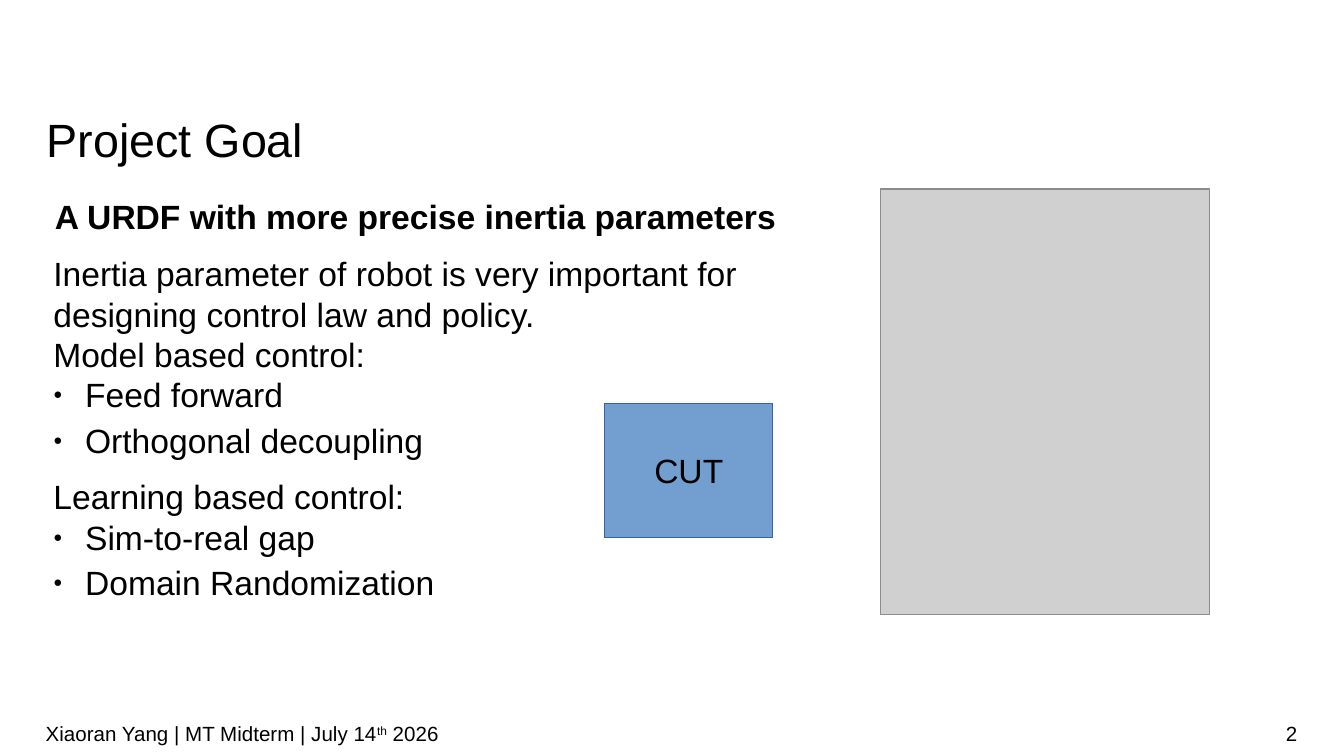
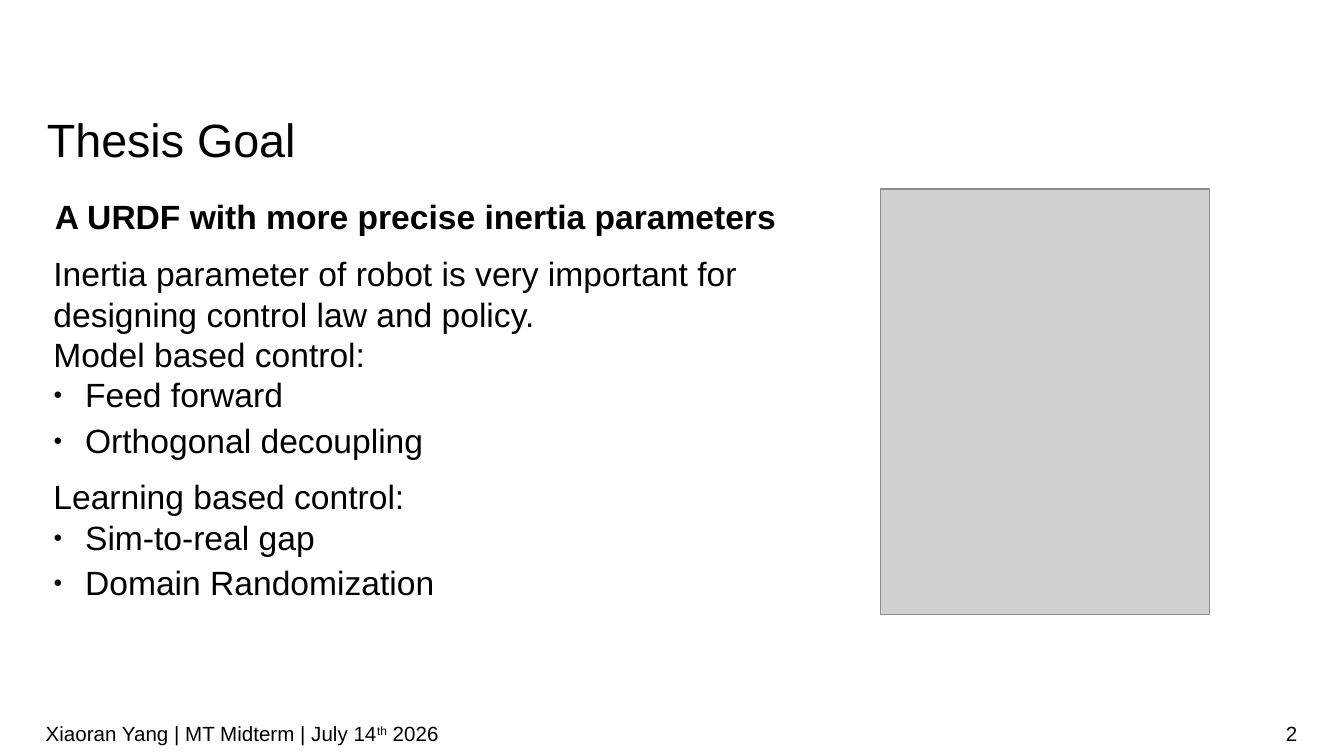
Before and after one commit to IDoccupled/identification, a slide deck: slide 2 of presentation/Midterm.odp. Drawn at 1344x756 pixels with LibreOffice and Linux fonts; fonts in the diff are those of the drawing; grey boxes stand for pictures; background and template pictures are left out. Boxes give left, top, right and bottom in pixels: in the first picture for what was removed or moved away, otherwise in the second. Text is boxed around its words. In the diff, an @@ line names an element or a change of style, - is before the commit and + after.

```diff
--- a/presentation/Midterm.odp
+++ b/presentation/Midterm.odp
@@ title at (47,123,295,158): text changed @@
-Project Goal
+Thesis Goal
@@ rectangle removed at (605,403,773,538) @@
-CUT
```
Also in this commit, not shown: 9 other slides changed, 1 slide added, 18 slides removed, 1 other file.
